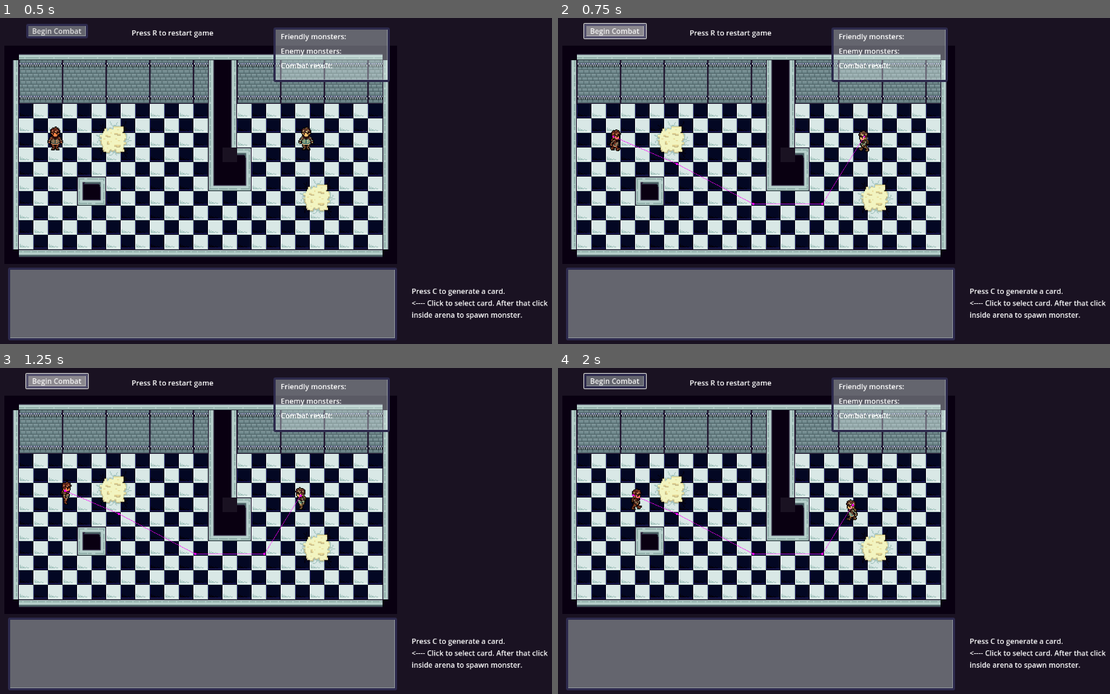
Above: before the commit, frames 1-4 (two rows, left to right).
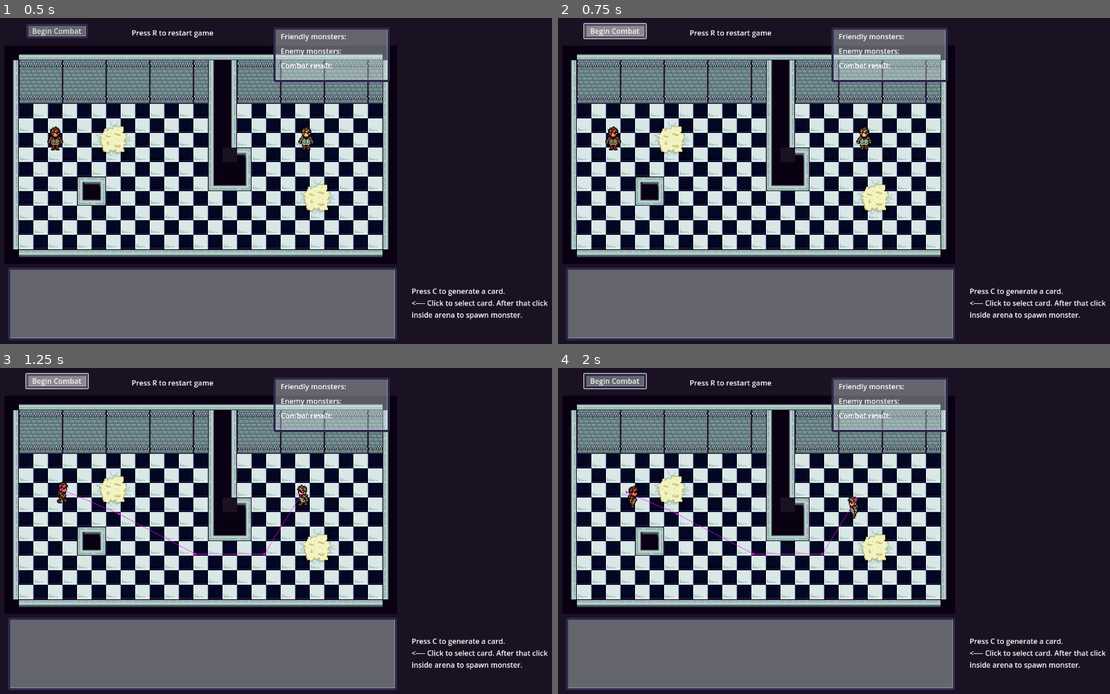
Above: after the commit, the same moments.

Repository: ndimitrov04/Hellbakers
Game: Godot game, scene res://Scenes/main.tscn
Same seed, same stepped clock (60 frames per second), same inputs: the game is played once before the commit and once after it.
Inputs:
- Up to frame 1 (0.5 s): no input
- Up to frame 2 (0.75 s): click "Begin Combat" at 0.5 s
- Up to frame 3 (1.25 s): no input
- Up to frame 4 (2 s): click "Begin Combat" at 1.25 s

Frame 1 is identical in both runs. In frame 2, 0.4% of the frame differs, in the area x 8-57%, y 33-58%; in frame 3, 0.2%; in frame 4, 0.3%.

Commit message:
Tweaked skeleton and pathfinding behavior slightly

Diff:
--- a/Scenes/Behaviours/pathfinding.tscn
+++ b/Scenes/Behaviours/pathfinding.tscn
@@ -4,12 +4,12 @@
 
 [node name="Pathfinding" type="NavigationAgent2D"]
 path_desired_distance = 5.0
-target_desired_distance = 35.0
+target_desired_distance = 45.0
 debug_enabled = true
 debug_use_custom = true
 debug_path_custom_color = Color(1, 0, 1, 1)
 script = ExtResource("1_dic3g")
 
 [node name="Retarget" type="Timer" parent="."]
-wait_time = 0.2
+wait_time = 0.4
 autostart = true
--- a/Scenes/Monsters/skeleton.tscn
+++ b/Scenes/Monsters/skeleton.tscn
@@ -206,7 +206,7 @@
 }],
 "loop": false,
 "name": &"attack_down",
-"speed": 5.0
+"speed": 9.0
 }, {
 "frames": [{
 "duration": 1.0,
@@ -226,7 +226,7 @@
 }],
 "loop": false,
 "name": &"attack_left",
-"speed": 5.0
+"speed": 9.0
 }, {
 "frames": [{
 "duration": 1.0,
@@ -246,7 +246,7 @@
 }],
 "loop": false,
 "name": &"attack_right",
-"speed": 5.0
+"speed": 9.0
 }, {
 "frames": [{
 "duration": 1.0,
@@ -266,7 +266,7 @@
 }],
 "loop": false,
 "name": &"attack_up",
-"speed": 5.0
+"speed": 9.0
 }, {
 "frames": [{
 "duration": 1.0,
@@ -504,7 +504,7 @@
 position = Vector2(1, 0)
 scale = Vector2(2, 2)
 sprite_frames = SubResource("SpriteFrames_wch44")
-animation = &"walk_down"
+animation = &"attack_up"
 autoplay = "idle"
 
 [node name="Walkbox" type="CollisionShape2D" parent="."]
@@ -535,6 +535,7 @@
 debug_color = Color(0.994093, 0, 0.227557, 0.42)
 
 [node name="Pathfinding" parent="." instance=ExtResource("5_gbunu")]
+target_desired_distance = 55.0
 
 [node name="AttackCooldown" type="Timer" parent="."]
 wait_time = 1.8
--- a/Scripts/Behaviours/pathfinding.gd
+++ b/Scripts/Behaviours/pathfinding.gd
@@ -15,10 +15,13 @@
 	retarget.start()
 	# Set desired target distance to enemy's attack range
 	await get_tree().create_timer(0.1).timeout
-	target_desired_distance = get_parent().hurtbox_shape.shape.radius
+	target_desired_distance = get_parent().hurtbox_shape.shape.radius + 10
 
 # Called every frame. 'delta' is the elapsed time since the previous frame.
 func _process(_delta):
+	if not moving:
+		target_position = get_parent().global_position
+
 	if get_parent().combat_started and moving and get_parent().hp > 0:
 		limit_speed()
 		if get_parent().current_target != null:
--- a/Scripts/Monsters/skeleton.gd
+++ b/Scripts/Monsters/skeleton.gd
@@ -121,6 +121,7 @@
 	# Stop movement
 	velocity = Vector2(0,0)
 	pathfinding.moving = false
+	pathfinding.target_position = global_position
 	velocity = Vector2(0,0)
 	velocity = Vector2(0,0)
 	play_attack_animation()
